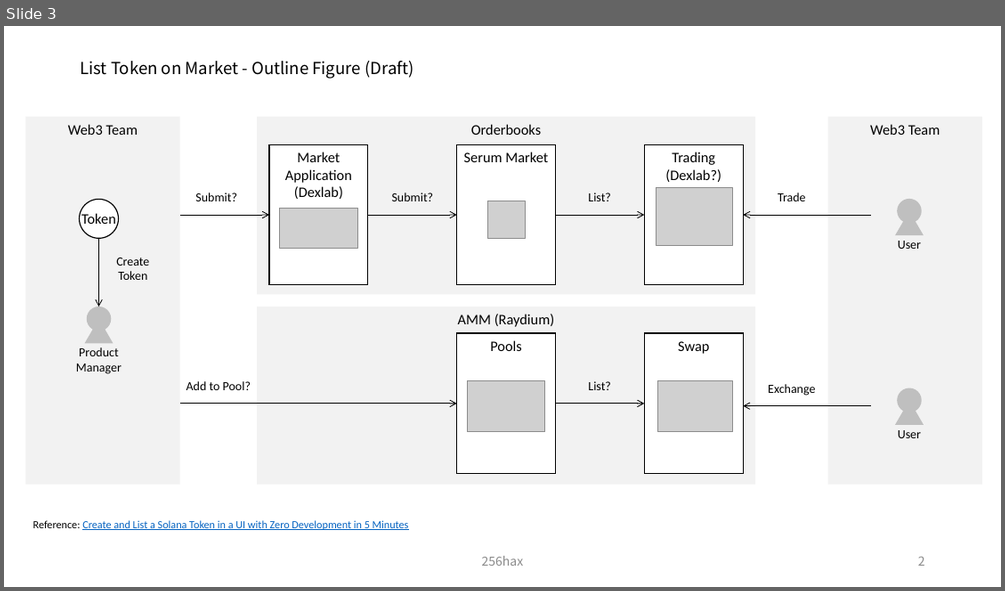
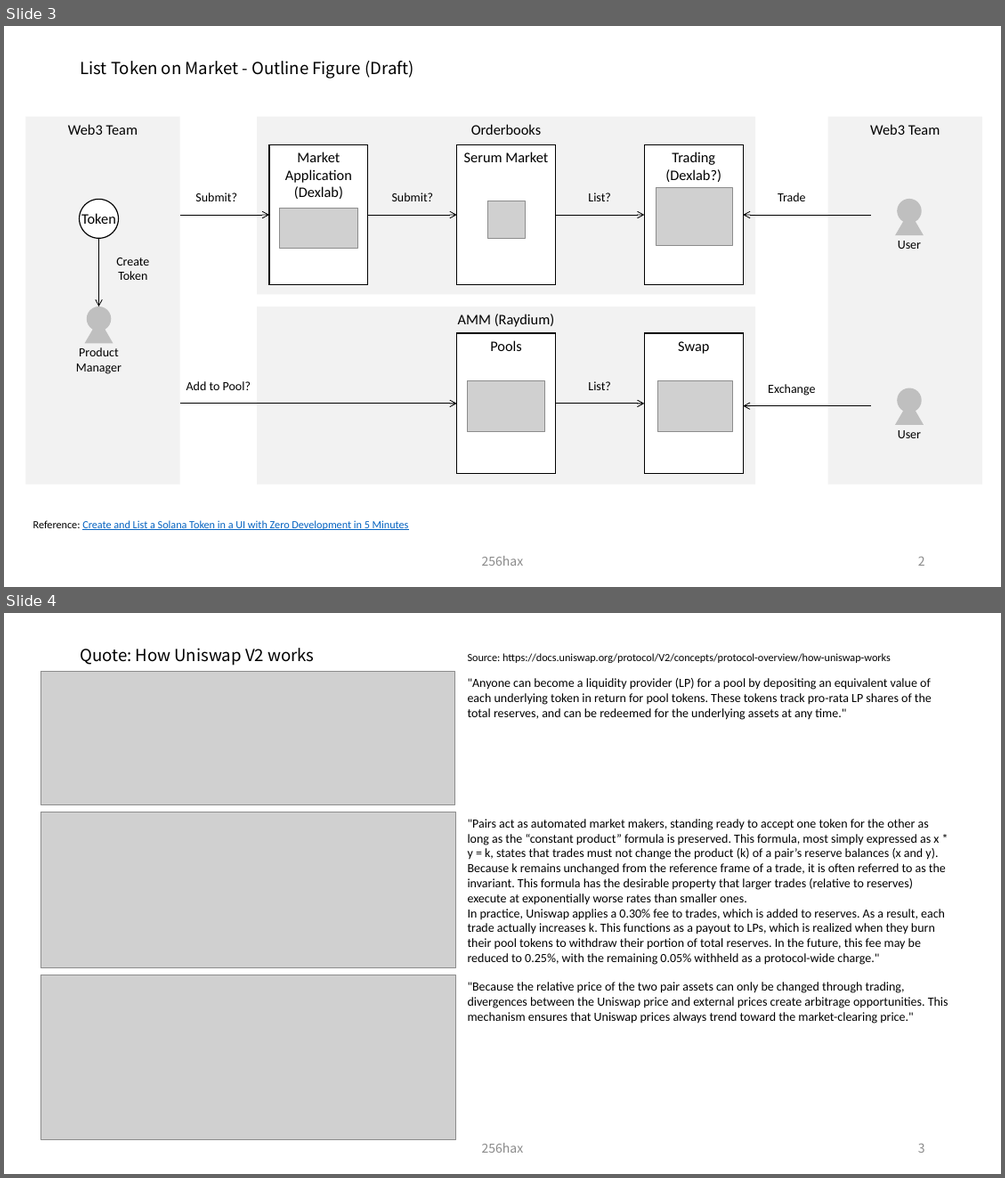
Before and after one commit to SmartGru25/Solana-React-Minimal, a slide deck: docs/Solana_Blockchain_Outline_Figure.pptx. Shown one above the other, each under a label of ours: slide 3 before the commit, slides 3 and 4 after it. The pictures are 1005x591 and 1005x1178 pixels, drawn with LibreOffice and Linux fonts; fonts in the diff are those of the drawing; grey boxes stand for pictures. Boxes give left, top, right and bottom in pixels: in the first picture for what was removed or moved away, otherwise in the second. Text is boxed around its words. In the diff, an @@ line names an element or a change of style, - is before the commit and + after.

Commit message:
docs: add How Uniswap Works

```diff
--- a/docs/Solana_Blockchain_Outline_Figure.pptx
+++ b/docs/Solana_Blockchain_Outline_Figure.pptx
@@ slide 4 added at box(4, 613, 1001, 1174), background #FFFFFF @@
@@ title added at box(80, 648, 314, 666), 16 pt, text #000000 @@
+Quote: How Uniswap V2 works
@@ text added at box(468, 653, 890, 920), 10.5 pt, text #000000 @@
+Source: https://docs.uniswap.org/protocol/V2/concepts/protocol-overview/how-uniswap-works
@@ picture added at box(40, 672, 455, 805) @@
@@ text added at box(468, 678, 931, 720), 12 pt, text #000000 @@
+"Anyone can become a liquidity provider (LP) for a pool by depositing an equivalent value of each underlying token in return for pool tokens. These tokens track pro-rata LP shares of the total reserves, and can be redeemed for the underlying assets at any time."
@@ picture added at box(40, 811, 455, 968) @@
@@ text added at box(468, 819, 946, 965), 12 pt, text #000000 @@
+"Pairs act as automated market makers, standing ready to accept one token for the other as long as the “constant product” formula is preserved. This formula, most simply expressed as x * y = k, states that trades must not change the product (k) of a pair’s reserve balances (x and y). Because k remains unchanged from the reference frame of a trade, it is often referred to as the invariant. This formula has the desirable property that larger trades (relative to reserves) execute at exponentially worse rates than smaller ones.
+In practice, Uniswap applies a 0.30% fee to trades, which is added to reserves. As a result, each trade actually increases k. This functions as a payout to LPs, which is realized when they burn their pool tokens to withdraw their portion of total reserves. In the future, this fee may be reduced to 0.25%, with the remaining 0.05% withheld as a protocol-wide charge."
@@ picture added at box(40, 975, 455, 1140) @@
@@ text added at box(468, 981, 948, 1023), 12 pt, text #000000 @@
+"Because the relative price of the two pair assets can only be changed through trading, divergences between the Uniswap price and external prices create arbitrage opportunities. This mechanism ensures that Uniswap prices always trend toward the market-clearing price."
@@ text added at box(482, 1143, 524, 1152), 12 pt, text #8C8C8C @@
+256hax
@@ page number added at box(918, 1143, 925, 1152), 12 pt, text #8C8C8C @@
+3
```
